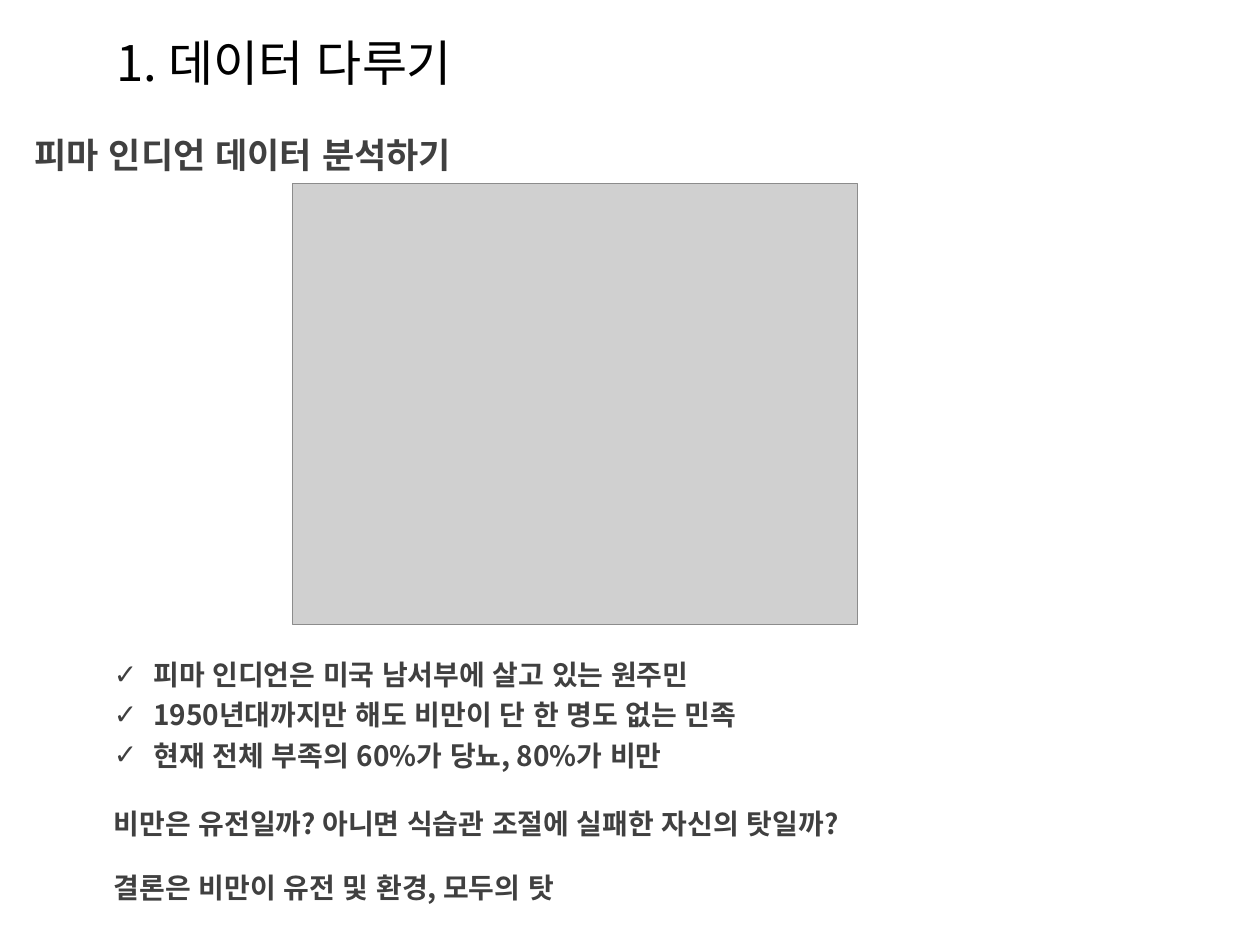
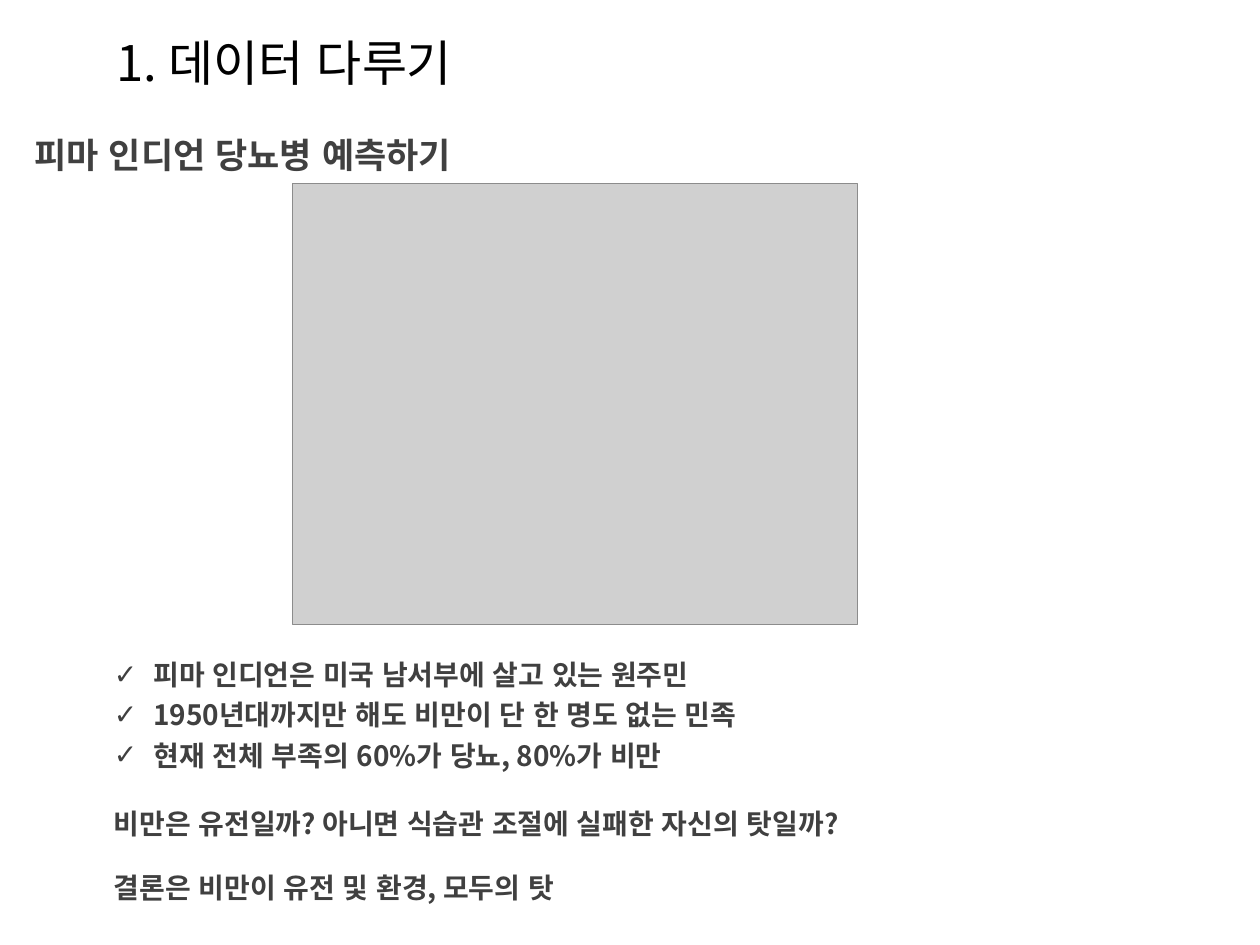
Before and after one commit to Heechul90/Deep_Learning, a slide deck: slide 5 of Study/정리/Deep Learning03.pptx. Drawn at 1260x945 pixels with LibreOffice and Linux fonts; fonts in the diff are those of the drawing; grey boxes stand for pictures; background and template pictures are left out. Boxes give left, top, right and bottom in pixels: in the first picture for what was removed or moved away, otherwise in the second. Text is boxed around its words. In the diff, an @@ line names an element or a change of style, - is before the commit and + after.

```diff
--- a/Study/정리/Deep Learning03.pptx
+++ b/Study/정리/Deep Learning03.pptx
@@ text at [35, 138, 451, 171]: text changed @@
-피마 인디언 데이터 분석하기
+피마 인디언 당뇨병 예측하기
```
Also in this commit, not shown: 2 other slides changed, 1 slide added, 3 other files.
